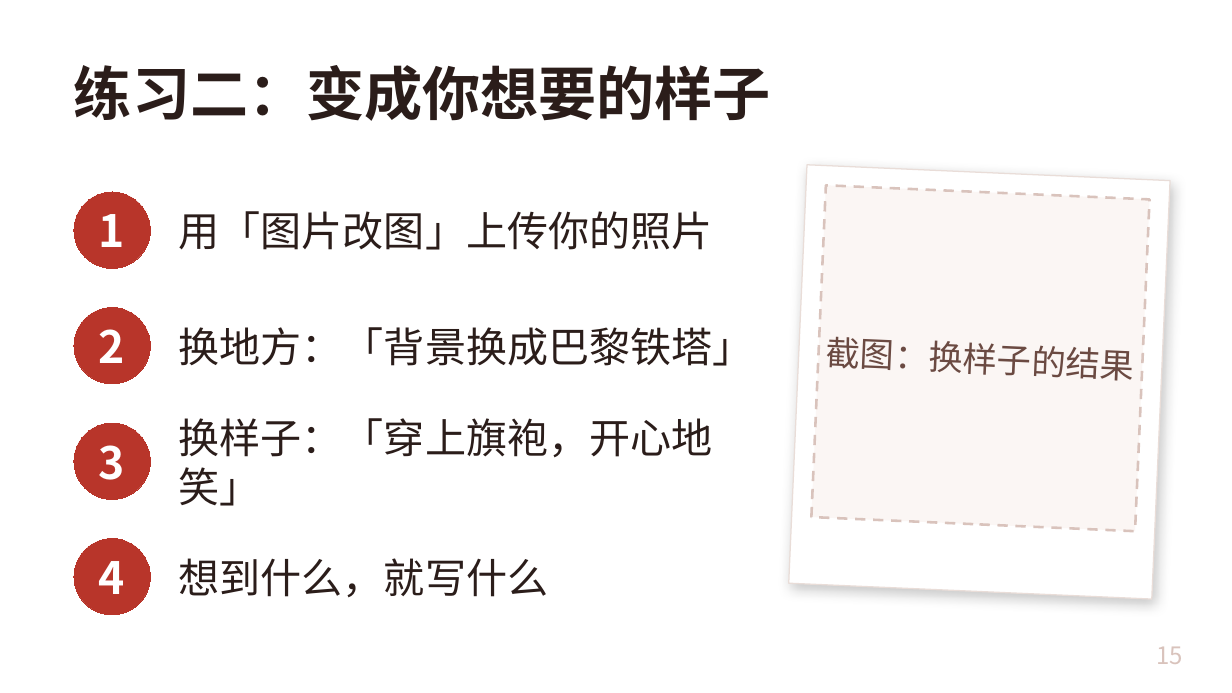
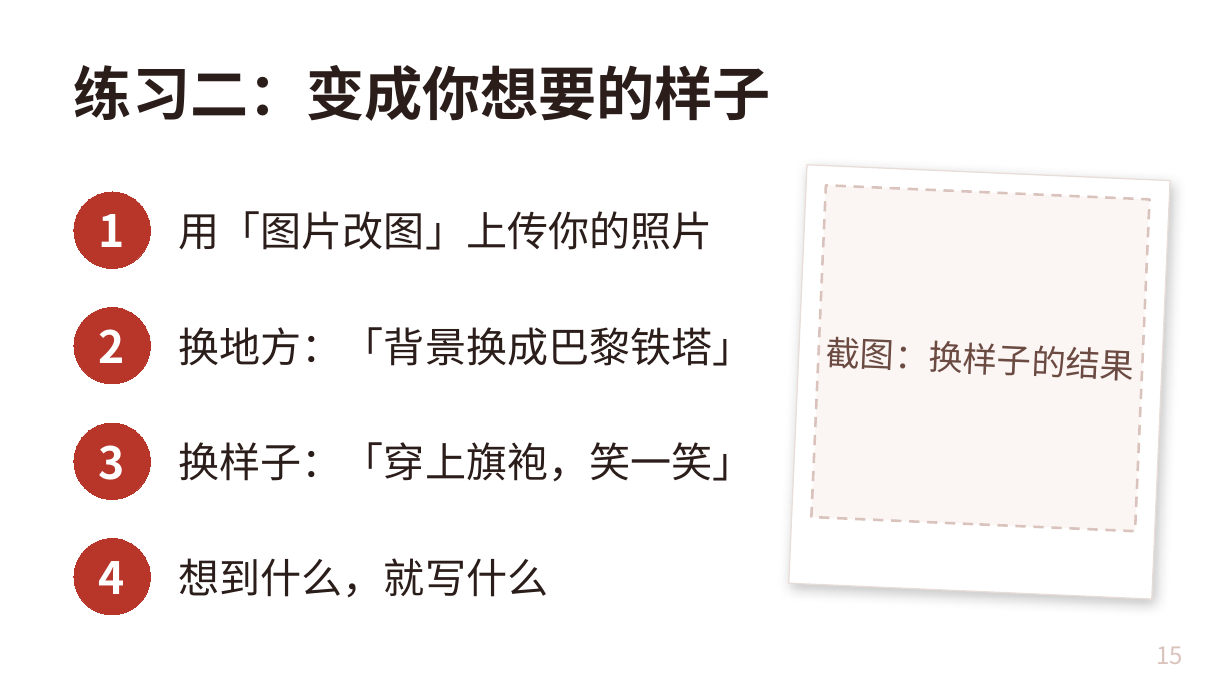
Before and after one commit to freyhuang-11/thinknova-memory, a slide deck: slide 15 of courses/CC长者课_AI情绪焕新/AI情绪焕新_长者课.pptx. Drawn at 1232x693 pixels with LibreOffice and Linux fonts; fonts in the diff are those of the drawing. Boxes give left, top, right and bottom in pixels: in the first picture for what was removed or moved away, otherwise in the second. Text is boxed around its words. In the diff, an @@ line names an element or a change of style, - is before the commit and + after.

```diff
--- a/courses/CC长者课_AI情绪焕新/AI情绪焕新_长者课.pptx
+++ b/courses/CC长者课_AI情绪焕新/AI情绪焕新_长者课.pptx
@@ text at <box>179,442,754,482</box>: text changed @@
-换样子：「穿上旗袍，开心地笑」
+换样子：「穿上旗袍，笑一笑」
```
Also in this commit, not shown: 12 other slides changed, 2 other files.
